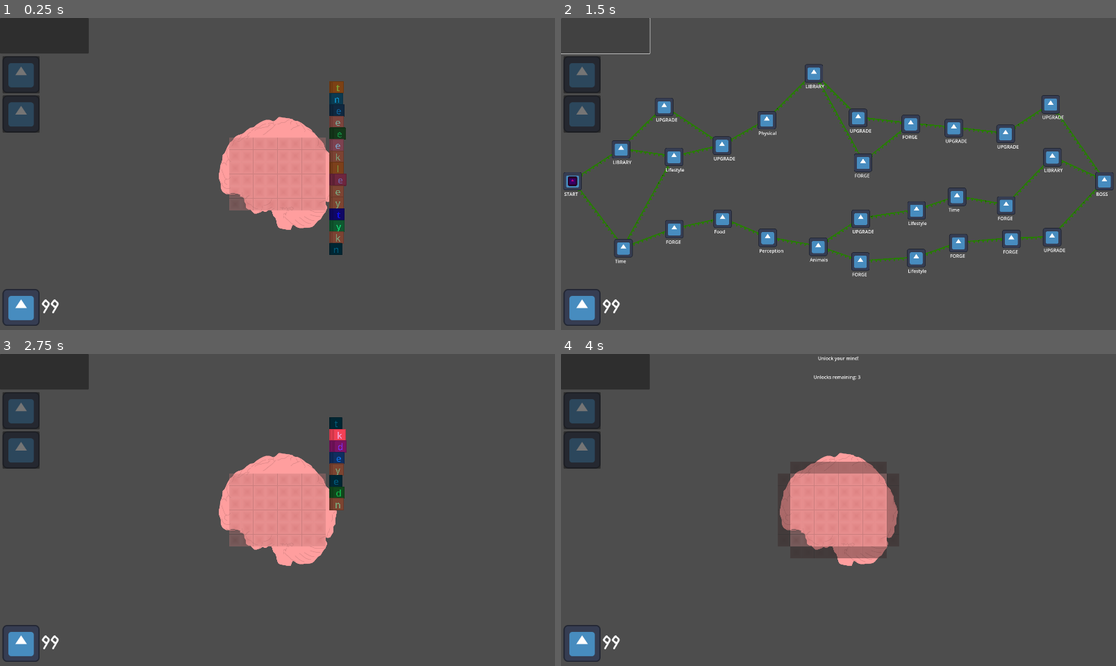
Above: before the commit, frames 1-4 (two rows, left to right).
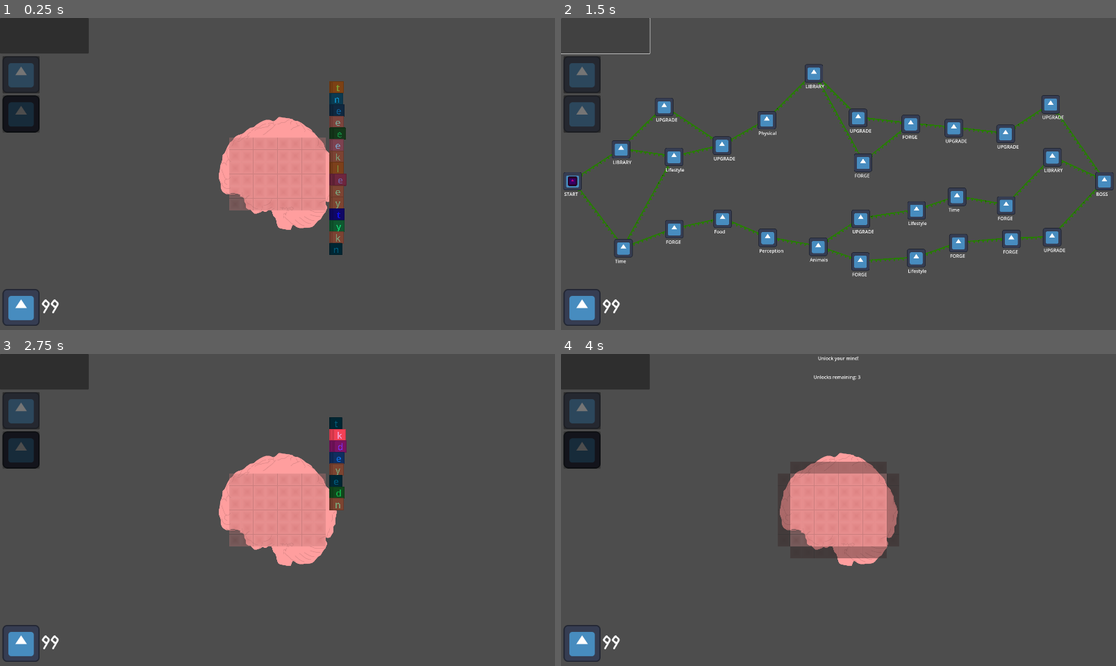
Above: after the commit, the same moments.

Repository: hulien22/ldjam54
Game: Godot game, scene res://scenes/main.tscn
Same seed, same stepped clock (60 frames per second), same inputs: the game is played once before the commit and once after it. The engine's default icon, where the game draws it, is replaced by a stand-in: a white triangle on a blue panel in a dark square.
Inputs (mouse positions are in pixels of both pictures, inside the frame that each line leads up to):
- Up to frame 1 (0.25 s): no input
- Up to frame 2 (1.5 s): click (583, 74) at 0.52 s; click (605, 36) at 1.25 s
- Up to frame 3 (2.75 s): click (61, 485) at 2.02 s
- Up to frame 4 (4 s): click (605, 372) at 2.75 s; click (666, 444) at 3.52 s

The runs differ from the first frame. In frame 1, 0.4% of the frame differs, in the area x 1-7%, y 26-35%; in frame 2, nothing differs; in frame 3, 0.4%; in frame 4, 0.4%.

Commit message:
ui progress

Diff:
--- a/scripts/main.gd
+++ b/scripts/main.gd
@@ -15,6 +15,8 @@
 	show_brain(false);
 	map = map_scene.instantiate()
 	map.connect("moved_to_location", _on_moved_to_location)
+	$UI/MapBtn/Button.pressed.connect(self.show_map_preview);
+	$UI/BrainBtn/Button.pressed.connect(self.show_brain_preview);
 	show_first_level()
 
 func show_first_level():
@@ -26,8 +28,6 @@
 		# maybe force a certain set of starting words?
 		$Brain.spawn_new_word(Global.get_word(), Vector2(200,40 * i - 300));
 	show_brain();
-
-
 
 func _on_button_pressed():
 	_end_scene()
@@ -83,6 +83,12 @@
 
 func show_brain(show: bool = true):
 	$Brain.visible = show;
+	if show:
+		$UI/BrainBtn/Button.disabled = true;
+		$UI/BrainBtn.modulate = Color.DIM_GRAY;
+	else:
+		$UI/BrainBtn/Button.disabled = false;
+		$UI/BrainBtn.modulate = Color.WHITE;
 
 func _start_combat_phase(global_posn:Vector2):
 	# set the brain to the correct phase
@@ -143,3 +149,9 @@
 	$Brain.set_state(Global.BrainState.ADDING_NEW_WORDS);
 	$Brain.spawn_new_word(w, Vector2(200,40));
 	show_brain(true);
+
+func show_map_preview():
+	pass
+
+func show_brain_preview():
+	pass
